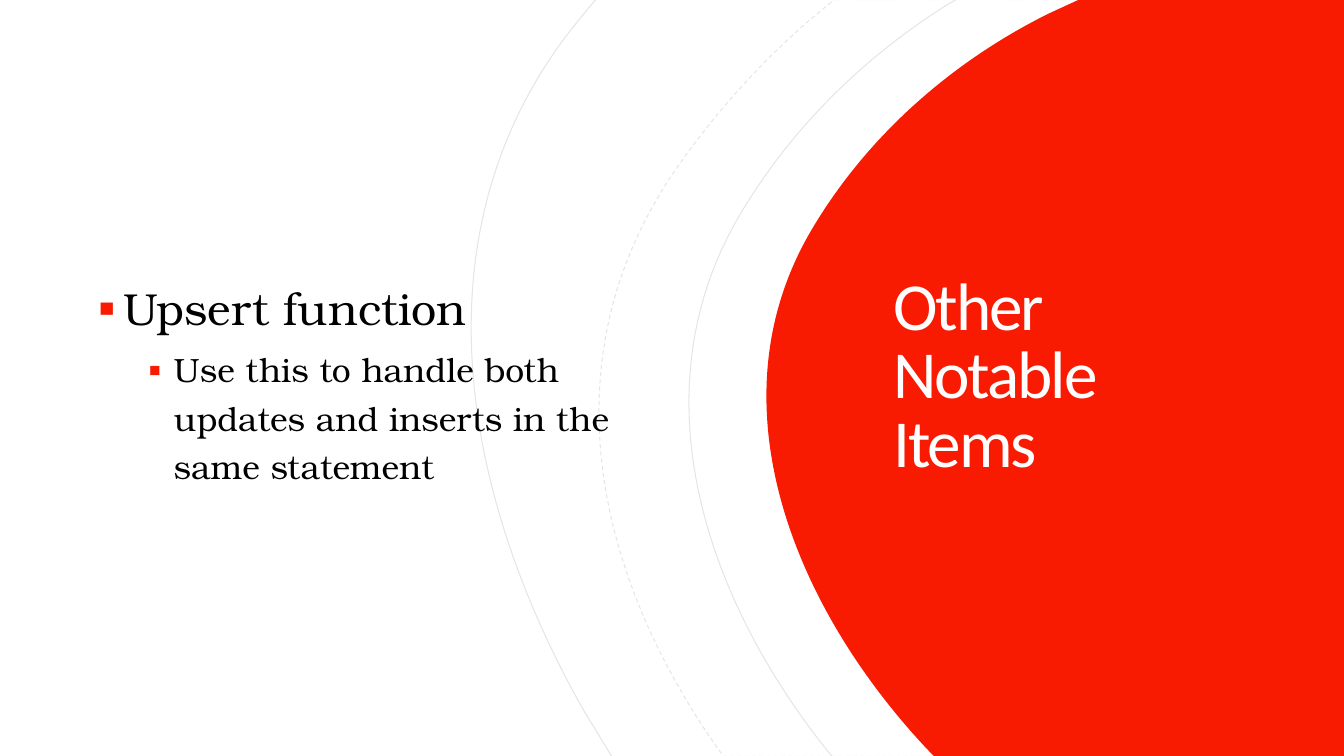
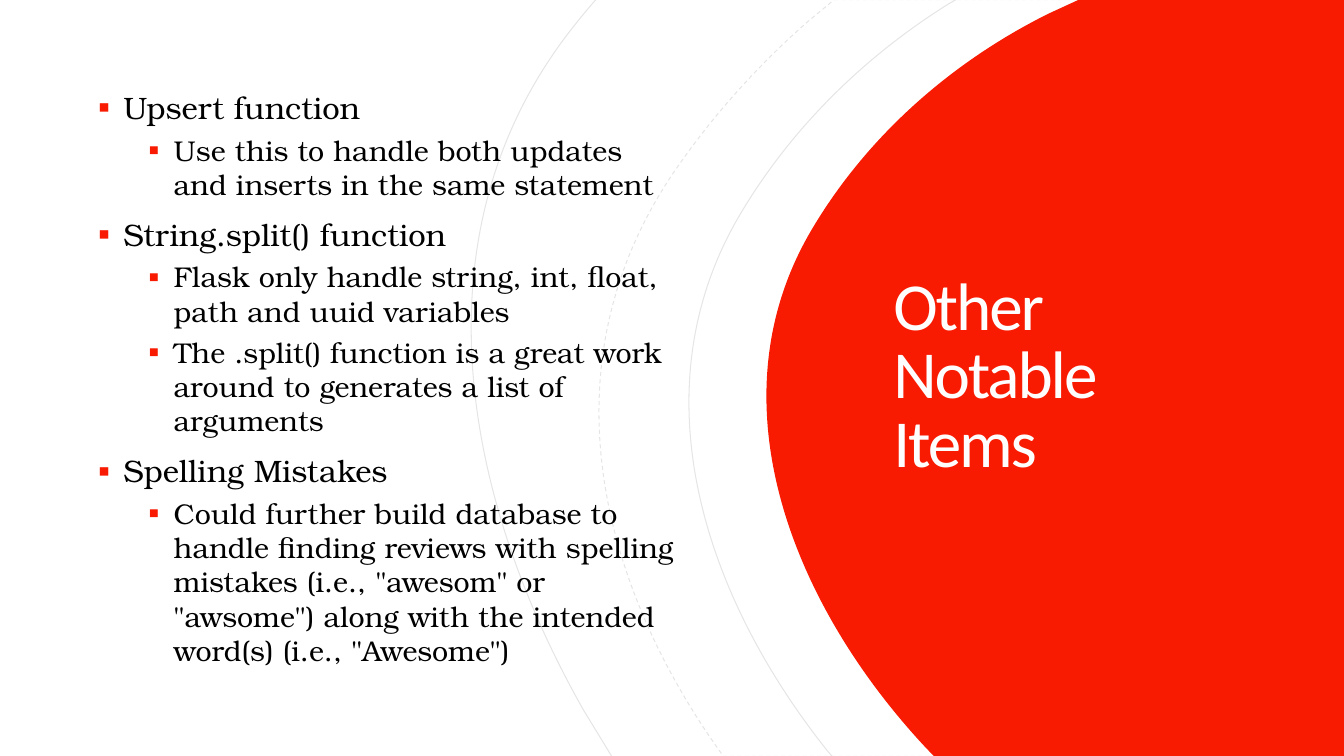
Before and after one commit to anhainguyen82/Database_Final_Project, a slide deck: slide 15 of MSDS_7330_Final_Term_Project.pptx. Drawn at 1344x756 pixels with LibreOffice and Linux fonts; fonts in the diff are those of the drawing. Boxes give left, top, right and bottom in pixels: in the first picture for what was removed or moved away, otherwise in the second. Text is boxed around its words. In the diff, an @@ line names an element or a change of style, - is before the commit and + after.

```diff
--- a/MSDS_7330_Final_Term_Project.pptx
+++ b/MSDS_7330_Final_Term_Project.pptx
@@ text at <box>123,96,653,196</box>: size 32 to 22.1 pt in "Upsert function"; size 24 to 20.4 pt in "Use this to handle both updates and ..."; line spacing 1.2 to 1 @@
@@ text at <box>123,223,673,666</box>: paragraphs added @@
+▪ String.split() function
+  ▪ Flask only handle string, int, float, path and uuid variables
+  ▪ The .split() function is a great work around to generates a list of arguments
+▪ Spelling Mistakes
+  ▪ Could further build database to handle finding reviews with spelling mistakes (i.e., "awesom" or "awsome") along with the intended word(s) (i.e., "Awesome")
```
Also in this commit, not shown: 1 other file.
